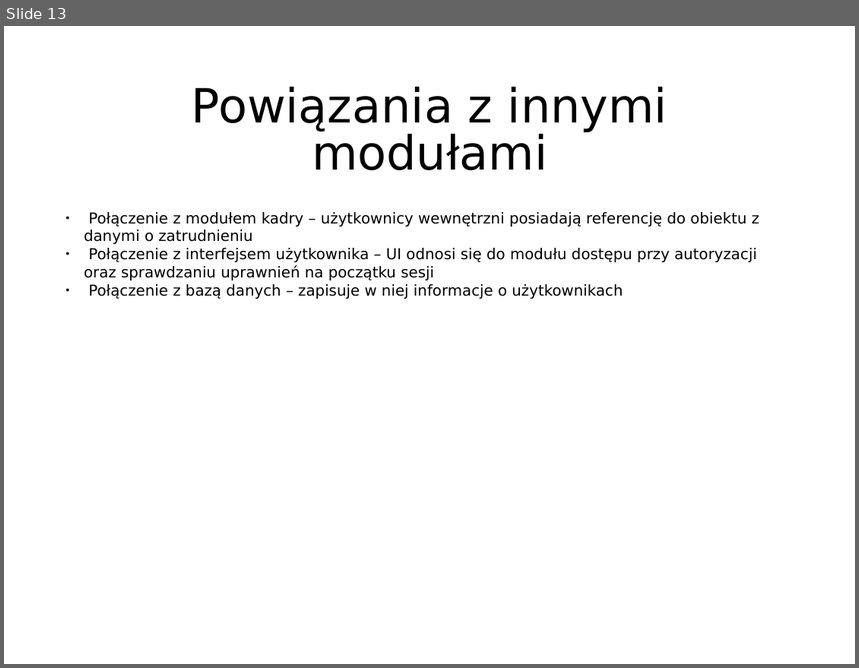
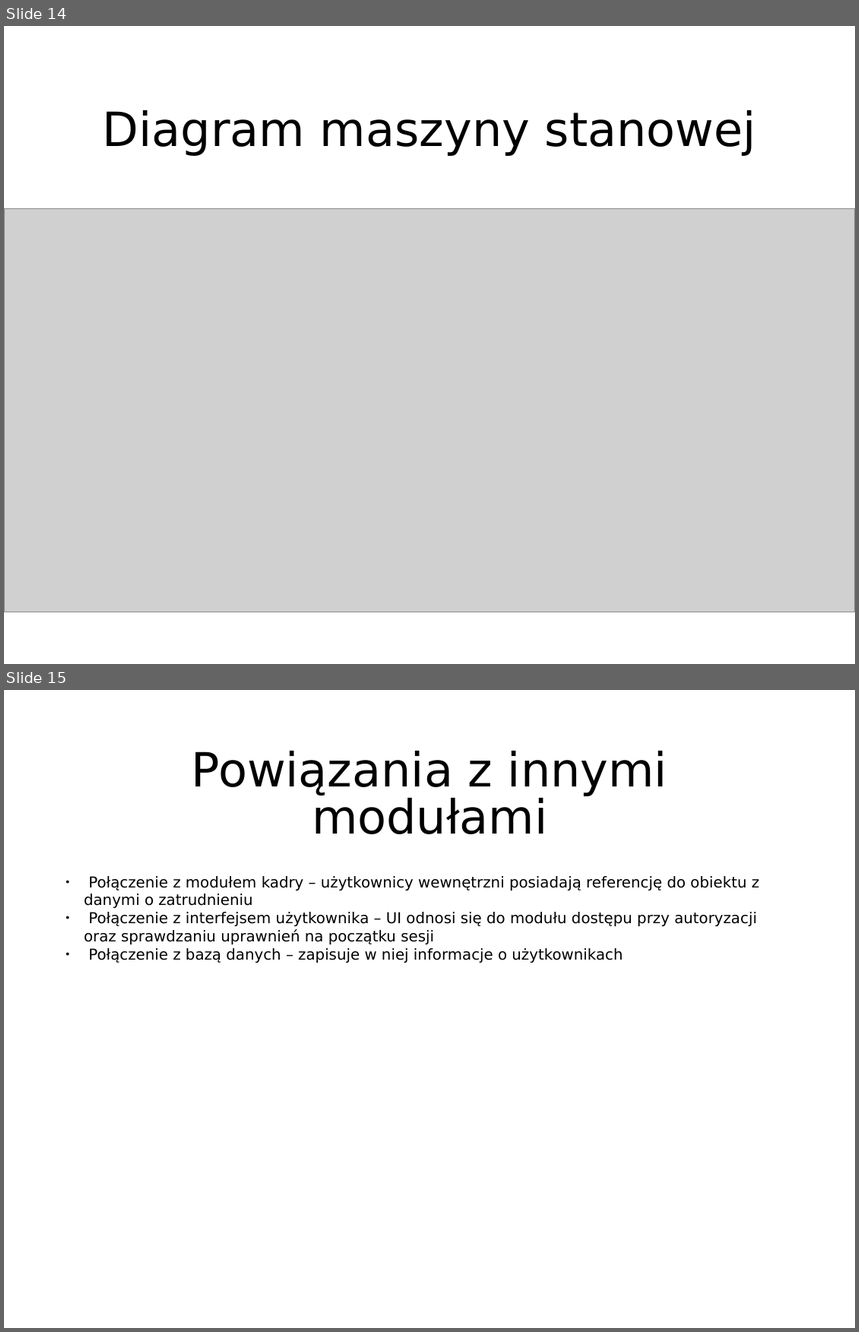
Before and after one commit to KKozlowski/IO2015, a slide deck: projektanci/dostęp/proj_prez.ppt. Shown one above the other, each under a label of ours: slide 13 before the commit, slides 14 and 15 after it. The pictures are 859x668 and 859x1332 pixels, drawn with LibreOffice and Linux fonts; fonts in the diff are those of the drawing; grey boxes stand for pictures. Boxes give left, top, right and bottom in pixels: in the first picture for what was removed or moved away, otherwise in the second. Text is boxed around its words. In the diff, an @@ line names an element or a change of style, - is before the commit and + after.

Commit message:
+Dodano pozostałe diagramy modułu dostępu. +Implementacja PersonalData.

```diff
--- a/projektanci/dostęp/proj_prez.ppt
+++ b/projektanci/dostęp/proj_prez.ppt
@@ slide 14 added at bbox=[4, 26, 855, 664], background #FFFFFF @@
@@ text added at bbox=[103, 110, 756, 156], 44 pt, text #000000 @@
+Diagram maszyny stanowej
@@ picture added at bbox=[4, 208, 855, 612] @@
@@ what was slide 13 is now slide 15 @@
```
Also in this commit, not shown: 1 other slide added, 5 other files.
